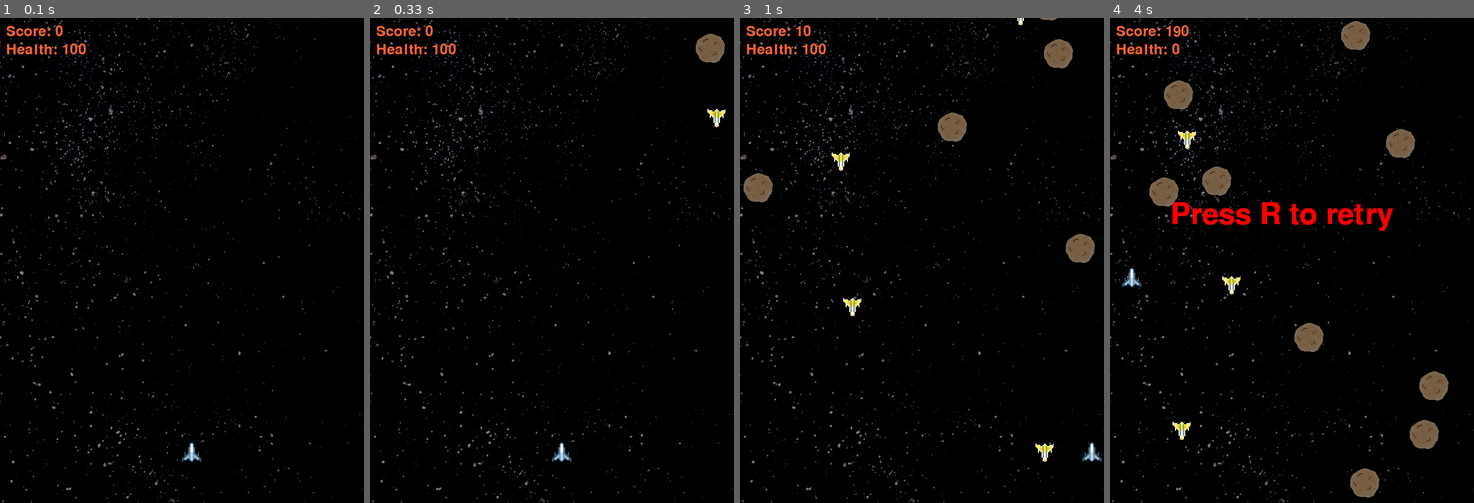
Above: before the commit, frames 1-4 (left to right).
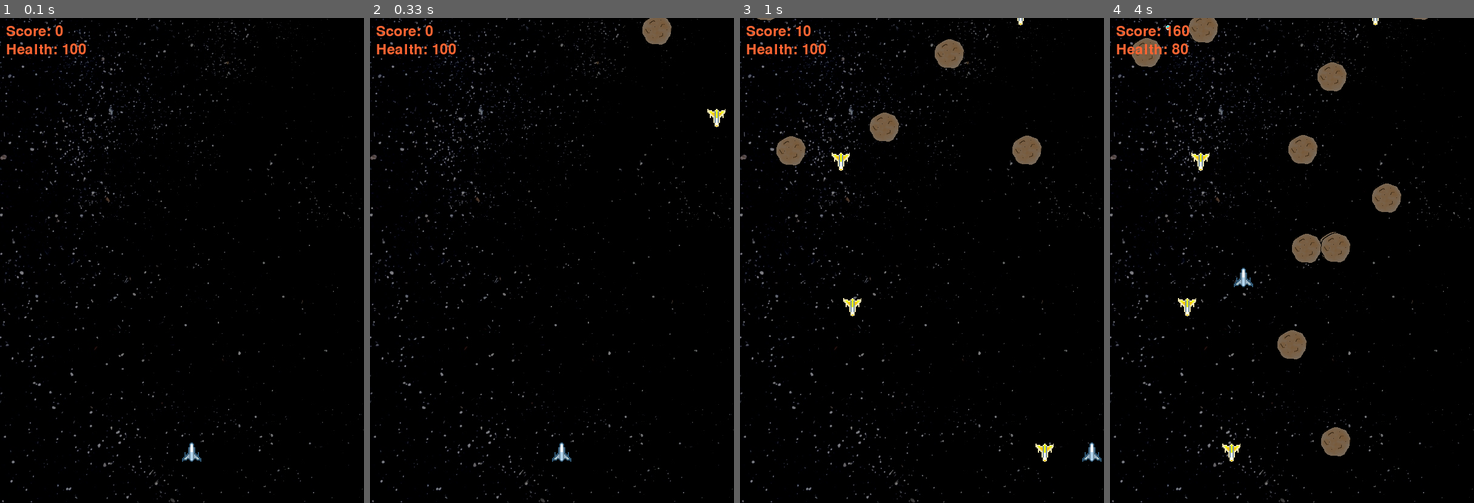
Above: after the commit, the same moments.

Repository: SteveHutchison/GroupPygame
Game: pygame game, started from Main.py
Two runs of this game, one before a commit and one after it. Both use one fixed random seed, a clock stepped at 60 frames per second and the inputs below.
Inputs:
- Up to frame 1 (0.1 s): no input
- Up to frame 2 (0.33 s): no input
- Up to frame 3 (1 s): tap Space at 0.33 s; hold Right from 0.67 s (still down)
- Up to frame 4 (4 s): release Right at 1.13 s; hold Up 1.17-1.47 s; hold Left 2-2.53 s; hold Down 2.57-2.87 s; tap Space at 2.63, 2.97, 3.27, 3.4, 3.8 s; hold Left 2.9-3.3 s; hold Up 3.33-3.7 s; hold Right from 3.73 s (still down)

Frame 1 is identical in both runs. In frame 2, 0.7% of the frame differs, in the area x 74-98%, y 0-10%; in frame 3, 3.0%; in frame 4, 8.6%, in the area x 3-94%, y 0-99%.

Commit message:
moved asteroids into their own class

Diff:
--- a/Main.py
+++ b/Main.py
@@ -3,6 +3,9 @@
 
 import fontRenderer
 from fontRenderer import *
+
+import asteroidFactory
+from asteroidFactory import *
 
 def main():
 	# set up pygame
@@ -11,7 +14,6 @@
 
 	player_image = pygame.image.load("M:/groupPy/img/player.png")
 	background = pygame.image.load("M:/groupPy/img/background.png")
-	ASTEROID_image = pygame.image.load("M:/groupPy/img/Rock.png")
 	FIGHTER_image = pygame.image.load("M:/groupPy/img/enemy_1.png")
 	BULLET_image = pygame.image.load("M:/groupPy/img/bullet.png")
 
@@ -62,14 +64,6 @@
 	BULLETSPEEDX = 5
 	bullets = []
 
-	# asteroid variables
-	asteroidCounter = 0
-	NEWASTEROID = 20
-	ASTEROIDSIZE = 50
-	ASTEROIDMAXSPEED = 5
-	ASTEROIDMINSPEED = 3
-	asteroids = []
-
 	# fighter variables
 	fighterCounter = 0
 	NEWFIGHTER = 20
@@ -79,9 +73,11 @@
 
 	fontRenderer = FontRenderer()
 
+	asteroids    = AsteroidFactory("M:/groupPy/img/Rock.png")
+
 	while gameRunning == True:
 		while gameOver == False:
-			# check for events
+			# PROCCESS EVENTS
 			for event in pygame.event.get():
 				if event.type == QUIT:
 					pygame.quit()
@@ -121,17 +117,9 @@
 					if event.key == K_SPACE:
 						shooting = False
 
-			# draw the black background onto the surface
-			screen.blit(background, backgroundRect)
-			# add new enemies
-			asteroidCounter += 1
-			if asteroidCounter >= NEWASTEROID:
-
-				asteroids.append({'rect': pygame.Rect(random.randint(0, WINDOWWIDTH-ASTEROIDSIZE), 0 - ASTEROIDSIZE, ASTEROIDSIZE, ASTEROIDSIZE),
-							'speed': random.randint(ASTEROIDMINSPEED, ASTEROIDMAXSPEED),
-							'surface':pygame.transform.scale(ASTEROID_image, (ASTEROIDSIZE, ASTEROIDSIZE))
-							})
-				asteroidCounter = 0
+			# UPDATE EVERYTHING
+
+			asteroids.spawn(WINDOWWIDTH)
 
 			fighterCounter += 1
 			if fighterCounter >= NEWFIGHTER:
@@ -177,12 +165,9 @@
 									'surface':pygame.transform.scale(BULLET_image, (BULLETSIZE, BULLETSIZE))
 									})
 					bulletCounter = 0
-			# Delete baddies that have fallen past the bottom.
-			for b in asteroids[:]:
-
-				if b['rect'].top > WINDOWHEIGHT:
-					asteroids.remove(b)
-					score += 10
+
+			# Delete things that are outside the screen
+			asteroids.remove(score, WINDOWHEIGHT)
 
 			for b in fighters[:]:
 				if b['rect'].top > WINDOWHEIGHT:
@@ -192,10 +177,6 @@
 			for b in bullets[:]:
 				if b['rect'].bottom < 0:
 					bullets.remove(b)
-
-
-			# draw the black background onto the surface
-			screen.blit(background, backgroundRect)
 
 			# move the player
 			if moveDown and player.bottom < WINDOWHEIGHT:
@@ -212,14 +193,14 @@
 				player_x += MOVESPEED
 
 			# move the asteroids
-			for b in asteroids:
-				b['rect'].move_ip(0, b['speed'])
+			asteroids.move()
+
 			for b in fighters:
 				b['rect'].move_ip(0, b['speed'])
 			for b in bullets:
 				b['rect'].move_ip(b['speed'])
+
 			# check for collisions
-
 			for i in bullets:
 				for b in fighters:
 					if (i['rect']).colliderect(b['rect']):
@@ -227,16 +208,11 @@
 						fighters.remove(b)
 						score += 100
 
-			for b in asteroids:
-				for i in bullets:
-					if (i['rect']).colliderect(b['rect']):
-						bullets.remove(i)
-
-			for b in asteroids:
-				if player.colliderect(b['rect']):
-					asteroids.remove(b)
-					playerHealth -= 20
-					print (playerHealth)
+			# TODO make this the other way round,
+			# bullets should be removed if they are touching asteroids
+			asteroids.remove_if_touching(bullets)
+
+			playerHealth = asteroids.collide_and_hurt(player, playerHealth)
 
 			for b in fighters:
 				if player.colliderect(b['rect']):
@@ -248,23 +224,22 @@
 			if playerHealth <= 0:
 				gameOver = True
 
-			# draw the player onto the surface
+
+			# DRAW PHASE
+			screen.blit(background, backgroundRect)
+
 			screen.blit(player_image,(player))
 
-			# draw the asteroids
-			for b in asteroids:
-				screen.blit(b['surface'], b['rect'])
+			asteroids.draw(screen)
+
 			for b in fighters:
 				screen.blit(b['surface'], b['rect'])
 			for b in bullets:
 				screen.blit(b['surface'], b['rect'])
 
-
-
 			# draw the stats
 			fontRenderer.draw_stat("Score: ", score, (10,10), screen)
 			fontRenderer.draw_stat("Health: ", playerHealth, (10, 40), screen)
-
 
 			# draw the window onto the screen
 			pygame.display.update()
@@ -281,9 +256,8 @@
 						pygame.quit()
 						sys.exit()
 					if event.key == ord('r'):
-						for b in asteroids:
-							asteroids.remove(b)
-						asteroids = []
+						asteroids.remove_all()
+
 						for b in fighters:
 							fighters.remove(b)
 						fighters = []
--- /dev/null
+++ b/asteroidFactory.py
@@ -0,0 +1,69 @@
+# asteroidFactory
+import pygame, random
+
+class AsteroidFactory:
+
+	def __init__(self, file_path):
+		## variables declared here are unique to each instance
+
+		self.image = pygame.image.load(file_path)
+
+		self.SIZE = 50
+		self.MAX_SPEED = 5
+		self.MIN_SPEED = 2
+
+		self.counter = 0
+
+		# whenever counter => spawnrate a new asteroid is made
+		self.spawnRate = 20
+
+		self.asteroids = []
+
+		# how many points to give the player when an asteroid
+		# leaves the screen
+		self.reward = 10
+		# how much to hurt the player if they hit the asteroid
+		self.damage = 20
+
+	def spawn(self, width):
+		self.counter += 1
+
+		if self.counter >= self.spawnRate:
+			self.asteroids.append({'rect': pygame.Rect(random.randint(0, width - self.SIZE), 0 - self.SIZE, self.SIZE, self.SIZE),
+						'speed': random.randint(self.MIN_SPEED, self.MAX_SPEED),
+						'surface':pygame.transform.scale(self.image, (self.SIZE, self.SIZE))
+						})
+			self.counter = 0
+
+
+	def remove(self, score, height):
+			for a in self.asteroids[:]:
+				if a['rect'].top > height:
+					self.asteroids.remove(a)
+					score += self.reward
+
+	def move(self):
+		for a in self.asteroids:
+			a['rect'].move_ip(0, a['speed'])
+
+	def draw(self, target):
+		for a in self.asteroids:
+			target.blit(a['surface'], a['rect'])
+
+	def remove_if_touching(self, bullets):
+		for a in self.asteroids:
+			for b in bullets:
+				if (b['rect']).colliderect(a['rect']):
+					bullets.remove(b)
+
+	def collide_and_hurt(self, playerRect, playerHealth):
+		for a in self.asteroids:
+			if playerRect.colliderect(a['rect']):
+				self.asteroids.remove(a)
+				return playerHealth - self.damage
+		return playerHealth
+
+	def remove_all(self):
+		for a in self.asteroids:
+			self.asteroids.remove(a)
+		asteroids = []
